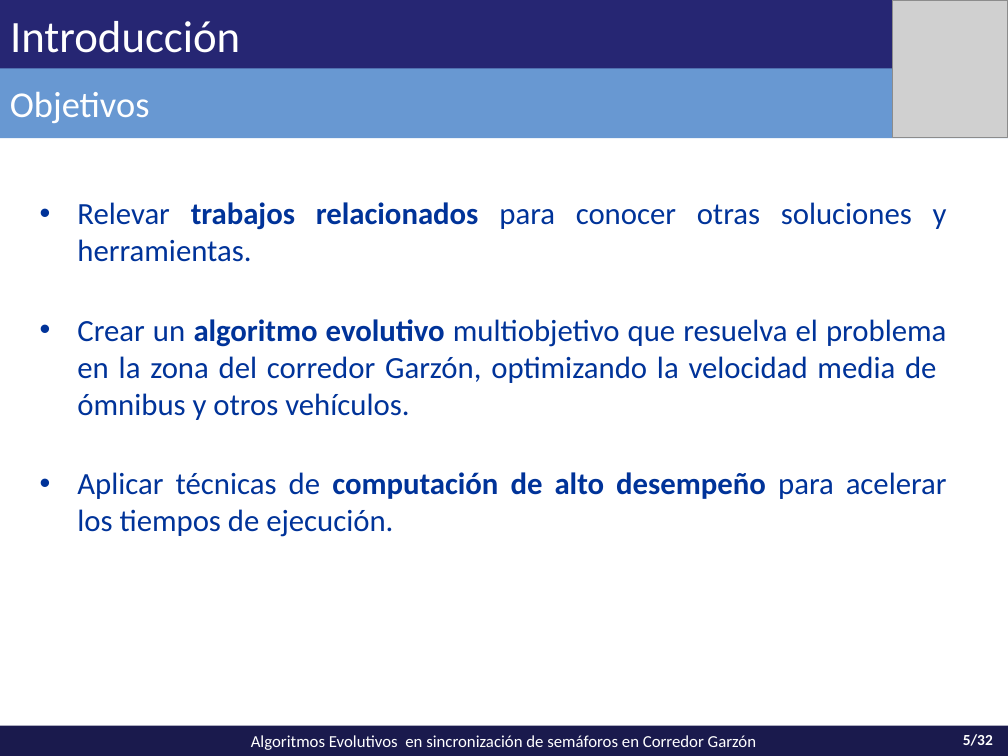
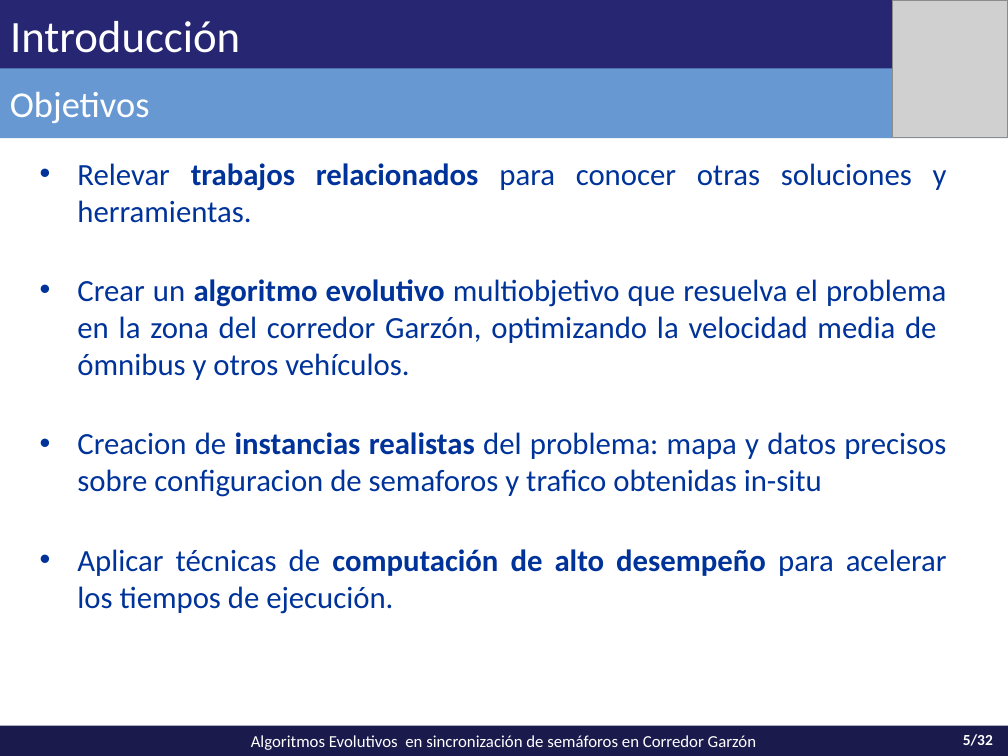
Before and after one commit to vitogit/proyecto-grado-garzon-2014, a slide deck: slide 5 of presentacion/Presentacion Garzon.pptx. Drawn at 1008x756 pixels with LibreOffice and Linux fonts; fonts in the diff are those of the drawing; grey boxes stand for pictures. Boxes give left, top, right and bottom in pixels: in the first picture for what was removed or moved away, otherwise in the second. Text is boxed around its words. In the diff, an @@ line names an element or a change of style, - is before the commit and + after.

```diff
--- a/presentacion/Presentacion Garzon.pptx
+++ b/presentacion/Presentacion Garzon.pptx
@@ text at box(77, 432, 946, 497): paragraph added @@
+• Creacion de instancias realistas del problema: mapa y datos precisos sobre configuracion de semaforos y trafico obtenidas in-situ
```
Also in this commit, not shown: 13 other slides changed, 8 slides added, 4 slides removed, 1 other file.
